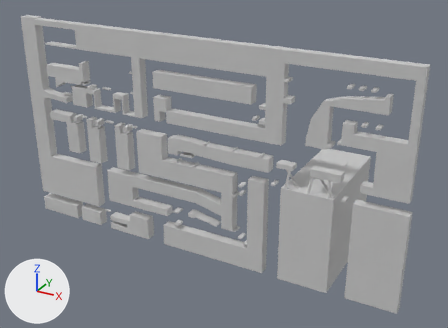
The FBX model SideScroller/Assets/ArtSound/Models/Lamplight_Level.FBX as it was, and as the next commit left it.
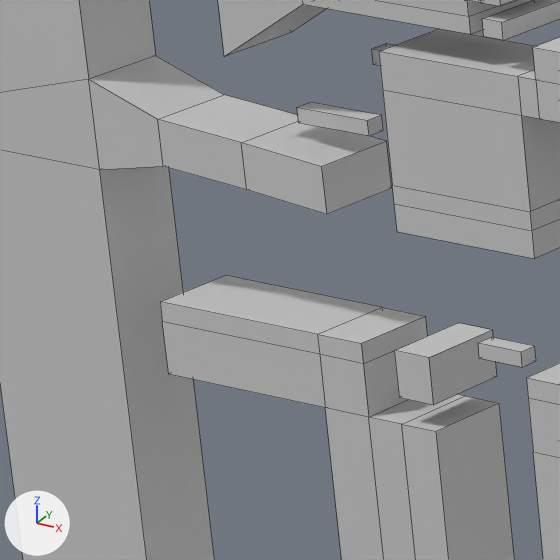
The first picture shows the older version from a camera (50 mm lens) standing at (69.4, -75.1, 54.2) and looking at (24.6, 6.4, 13.5). The close-ups show both versions on the part from 8% to 20% of the width and 25% to 42% of the height of that picture; other places that the commit changed are outside them. Lighting does not change. The marker at lower left points along +X, +Y and +Z. The close-ups show mesh edges as thin lines. Where no turn or scale is listed for an object, it has been applied to the vertices.
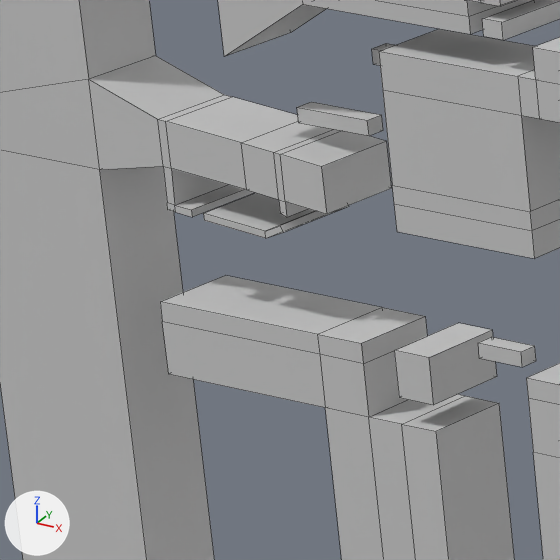
Where the change shows, as pixel boxes [x1, y1, x2, y2] in the close-ups (560 x 560 px):
part 1 of me_mesh_026, built on: before [158, 95, 386, 214]; after [158, 95, 386, 238]

The change, as a list of edits to the scene's bpy script:
```text
Change me_mesh_026:
    used by ob_box022; location = (-2.93, 0.0, 3.67)
    remove me_mesh_026.from_pydata(...)  # 36 vertices, 34 faces; spans x -6.6..6.6, y -0.8..0.8, z 0.0..31.8
    add me_mesh_026.from_pydata(...)  # 76 vertices, 72 faces; spans x -6.6..6.6, y -0.8..0.8, z 0.0..31.8
    me_mesh_026 part 1
    8 faces are deleted
    34 vertices are added at x -2.1..0.6, y -0.8..0.8, z 17.5..19.3
    6 new vertices lie (0.0, 1.6, 0.0) away from vertices in x -1.3..0.5, y -0.8, z 17.5..17.8
    46 new faces join them
```
